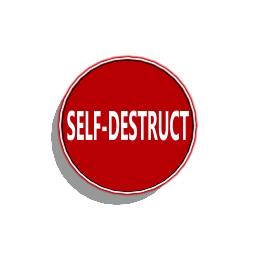
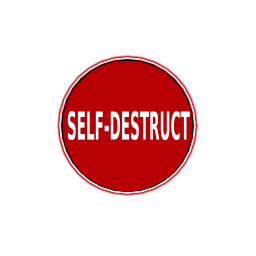
The second 256 × 256 image is a revision of the first. Changes to its layers:
painted on "Copy of Paint Layer 3" over [51,91,190,205]
hid "Paint Layer 5", opacity 100% → 45%, painted on it over [51,91,190,205]
